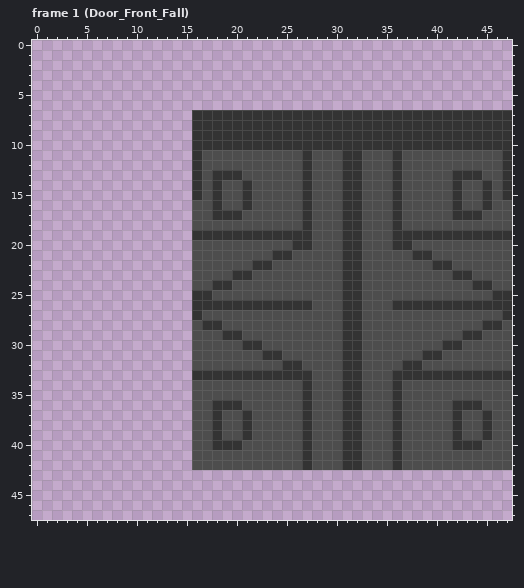
Two states of a pixel-art file, ClientGV/Assets/ArtWork/WhiteBlock/Test_Tile_Door/Door_Front.aseprite. The picture above is the old version.
48x48 pixels, 8 frames. Shown: frame 1 (Door_Front_Fall). The old version is drawn lined up with the new one. The commit also changed other frames, which this record leaves out.
The result:
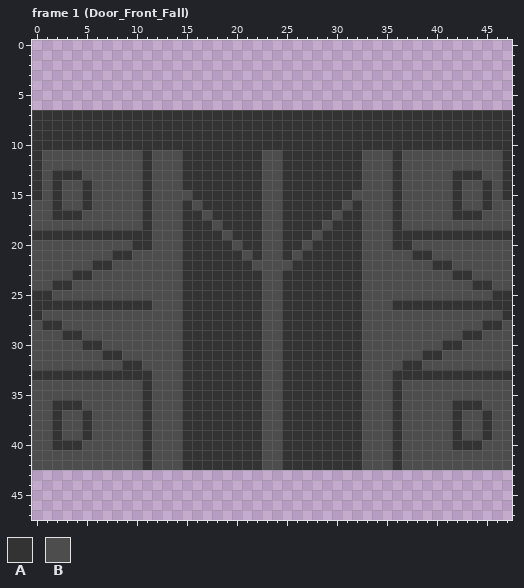
Palette (. is transparent): A #333333  B #4d4d4d
Difference:
whole drawing moved by +8,+3 (the old picture is shown already moved)
--- frame 1 (Door_Front_Fall)
@@ x 0..47 @@
  6 ................................................
- 7 ................AAAAAAAAAAAAAAAAAAAAAAAAAAAAAAAA
- 8 ................AAAAAAAAAAAAAAAAAAAAAAAAAAAAAAAA
- 9 ................AAAAAAAAAAAAAAAAAAAAAAAAAAAAAAAA
-10 ................AAAAAAAAAAAAAAAAAAAAAAAAAAAAAAAA
-11 ................ABBBBBBBBBBABBBAABBBABBBBBBBBBBA
-12 ................ABBBBBBBBBBABBBAABBBABBBBBBBBBBA
-13 ................ABAAABBBBBBABBBAABBBABBBBBAAABBA
-14 ................ABABBABBBBBABBBAABBBABBBBBABBABA
-15 ................ABABBABBBBBABBBAABBBABBBBBABBABA
-16 ................BBABBABBBBBABBBAABBBABBBBBABBABB
-17 ................BBAAABBBBBBABBBAABBBABBBBBAAABBB
-18 ................BBBBBBBBBBBABBBAABBBABBBBBBBBBBB
-19 ................AAAAAAAAAAAABBBAABBBAAAAAAAAAAAA
-20 ................BBBBBBBBBBAABBBAABBBAABBBBBBBBBB
-21 ................BBBBBBBBAABBBBBAABBBBBAABBBBBBBB
-22 ................BBBBBBAABBBBBBBAABBBBBBBAABBBBBB
-23 ................BBBBAABBBBBBBBBAABBBBBBBBBAABBBB
-24 ................BBAABBBBBBBBBBBAABBBBBBBBBBBAABB
-25 ................AABBBBBBBBBBBBBAABBBBBBBBBBBBBAA
-26 ................AAAAAAAAAAAABBBAABBBAAAAAAAAAAAA
-27 ................ABBBBBBBBBBBBBBAABBBBBBBBBBBBBBA
-28 ................BAABBBBBBBBBBBBAABBBBBBBBBBBBAAB
-29 ................BBBAABBBBBBBBBBAABBBBBBBBBBAABBB
-30 ................BBBBBAABBBBBBBBAABBBBBBBBAABBBBB
-31 ................BBBBBBBAABBBBBBAABBBBBBAABBBBBBB
-32 ................BBBBBBBBBAABBBBAABBBBAABBBBBBBBB
-33 ................AAAAAAAAAAAABBBAABBBAAAAAAAAAAAA
-34 ................BBBBBBBBBBBABBBAABBBABBBBBBBBBBB
-35 ................BBBBBBBBBBBABBBAABBBABBBBBBBBBBB
-36 ................BBAAABBBBBBABBBAABBBABBBBBAAABBB
-37 ................BBABBABBBBBABBBAABBBABBBBBABBABB
-38 ................BBABBABBBBBABBBAABBBABBBBBABBABB
-39 ................BBABBABBBBBABBBAABBBABBBBBABBABB
-40 ................BBAAABBBBBBABBBAABBBABBBBBAAABBB
-41 ................BBBBBBBBBBBABBBAABBBABBBBBBBBBBB
-42 ................BBBBBBBBBBBABBBAABBBABBBBBBBBBBB
+ 7 AAAAAAAAAAAAAAAAAAAAAAAAAAAAAAAAAAAAAAAAAAAAAAAA
+ 8 AAAAAAAAAAAAAAAAAAAAAAAAAAAAAAAAAAAAAAAAAAAAAAAA
+ 9 AAAAAAAAAAAAAAAAAAAAAAAAAAAAAAAAAAAAAAAAAAAAAAAA
+10 AAAAAAAAAAAAAAAAAAAAAAAAAAAAAAAAAAAAAAAAAAAAAAAA
+11 ABBBBBBBBBBABBBAAAAAAAABBAAAAAAAABBBABBBBBBBBBBA
+12 ABBBBBBBBBBABBBAAAAAAAABBAAAAAAAABBBABBBBBBBBBBA
+13 ABAAABBBBBBABBBAAAAAAAABBAAAAAAAABBBABBBBBAAABBA
+14 ABABBABBBBBABBBAAAAAAAABBAAAAAAAABBBABBBBBABBABA
+15 ABABBABBBBBABBBBAAAAAAABBAAAAAAABBBBABBBBBABBABA
+16 BBABBABBBBBABBBABAAAAAABBAAAAAABABBBABBBBBABBABB
+17 BBAAABBBBBBABBBAABAAAAABBAAAAABAABBBABBBBBAAABBB
+18 BBBBBBBBBBBABBBAAABAAAABBAAAABAAABBBABBBBBBBBBBB
+19 AAAAAAAAAAAABBBAAAABAAABBAAABAAAABBBAAAAAAAAAAAA
+20 BBBBBBBBBBAABBBAAAAABAABBAABAAAAABBBAABBBBBBBBBB
+21 BBBBBBBBAABBBBBAAAAAABABBABAAAAAABBBBBAABBBBBBBB
+22 BBBBBBAABBBBBBBAAAAAAABBBBAAAAAAABBBBBBBAABBBBBB
+23 BBBBAABBBBBBBBBAAAAAAAABBAAAAAAAABBBBBBBBBAABBBB
+24 BBAABBBBBBBBBBBAAAAAAAABBAAAAAAAABBBBBBBBBBBAABB
+25 AABBBBBBBBBBBBBAAAAAAAABBAAAAAAAABBBBBBBBBBBBBAA
+26 AAAAAAAAAAAABBBAAAAAAAABBAAAAAAAABBBAAAAAAAAAAAA
+27 ABBBBBBBBBBBBBBAAAAAAAABBAAAAAAAABBBBBBBBBBBBBBA
+28 BAABBBBBBBBBBBBAAAAAAAABBAAAAAAAABBBBBBBBBBBBAAB
+29 BBBAABBBBBBBBBBAAAAAAAABBAAAAAAAABBBBBBBBBBAABBB
+30 BBBBBAABBBBBBBBAAAAAAAABBAAAAAAAABBBBBBBBAABBBBB
+31 BBBBBBBAABBBBBBAAAAAAAABBAAAAAAAABBBBBBAABBBBBBB
+32 BBBBBBBBBAABBBBAAAAAAAABBAAAAAAAABBBBAABBBBBBBBB
+33 AAAAAAAAAAAABBBAAAAAAAABBAAAAAAAABBBAAAAAAAAAAAA
+34 BBBBBBBBBBBABBBAAAAAAAABBAAAAAAAABBBABBBBBBBBBBB
+35 BBBBBBBBBBBABBBAAAAAAAABBAAAAAAAABBBABBBBBBBBBBB
+36 BBAAABBBBBBABBBAAAAAAAABBAAAAAAAABBBABBBBBAAABBB
+37 BBABBABBBBBABBBAAAAAAAABBAAAAAAAABBBABBBBBABBABB
+38 BBABBABBBBBABBBAAAAAAAABBAAAAAAAABBBABBBBBABBABB
+39 BBABBABBBBBABBBAAAAAAAABBAAAAAAAABBBABBBBBABBABB
+40 BBAAABBBBBBABBBAAAAAAAABBAAAAAAAABBBABBBBBAAABBB
+41 BBBBBBBBBBBABBBAAAAAAAABBAAAAAAAABBBABBBBBBBBBBB
+42 BBBBBBBBBBBABBBAAAAAAAABBAAAAAAAABBBABBBBBBBBBBB
 43 ................................................
Where, in picture pixels (left, top, right, bottom), the same in both pictures:
changed: (32, 110, 362, 470)
